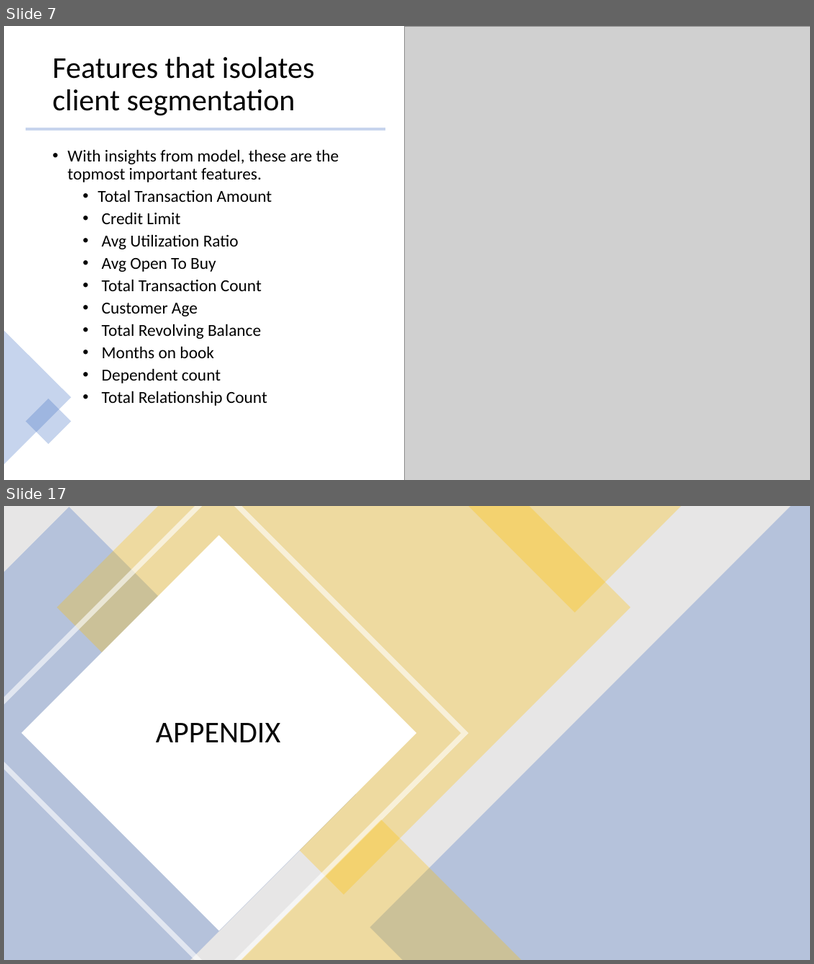
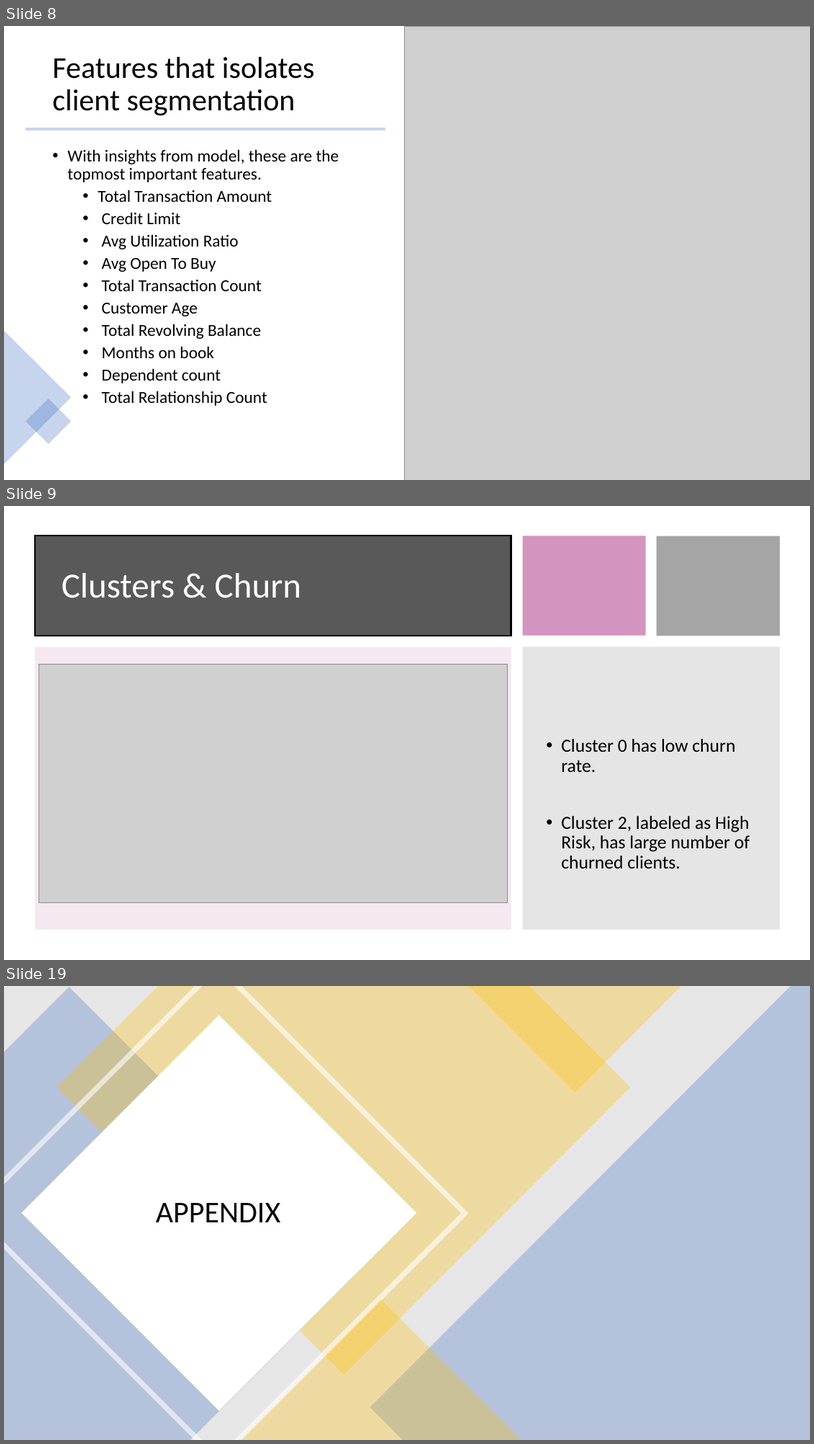
Before and after one commit to tamjid-ahsan/capstone_customer_churn, a slide deck: presentation.pptx. Shown one above the other, each under a label of ours: slides 7 and 17 before the commit, slides 8, 9 and 19 after it; the slides between them are not shown. The pictures are 814x964 and 814x1444 pixels, drawn with LibreOffice and Linux fonts; fonts in the diff are those of the drawing; grey boxes stand for pictures. Boxes give left, top, right and bottom in pixels: in the first picture for what was removed or moved away, otherwise in the second. Text is boxed around its words. In the diff, an @@ line names an element or a change of style, - is before the commit and + after.

```diff
--- a/presentation.pptx
+++ b/presentation.pptx
@@ slide 9 added at bbox=[4, 506, 810, 960], background #FFFFFF @@
@@ rectangle added at bbox=[35, 536, 512, 636], fill #595959, outline #000000 2 pt @@
@@ rectangle added at bbox=[523, 536, 646, 636], fill #D190BC at 95% opacity @@
@@ rectangle added at bbox=[657, 536, 780, 636], fill #A5A5A5 @@
@@ title added at bbox=[62, 573, 301, 598], 42 pt, text #FFFFFF @@
+Clusters & Churn
@@ rectangle added at bbox=[35, 647, 512, 929], fill #D190BC at 20% opacity @@
@@ rectangle added at bbox=[523, 647, 780, 929], fill #808080 at 20% opacity @@
@@ picture added at bbox=[39, 664, 507, 903] @@
@@ text added at bbox=[561, 739, 750, 868], 22 pt, text #000000 @@
+• Cluster 0 has low churn rate.
+• Cluster 2, labeled as High Risk, has large number of churned clients.
@@ what was slide 7 is now slide 8 @@
@@ what was slide 17 is now slide 19 @@
```
Also in this commit, not shown: 11 slides changed, 1 other slide added, 1 slide removed, 12 other files.
